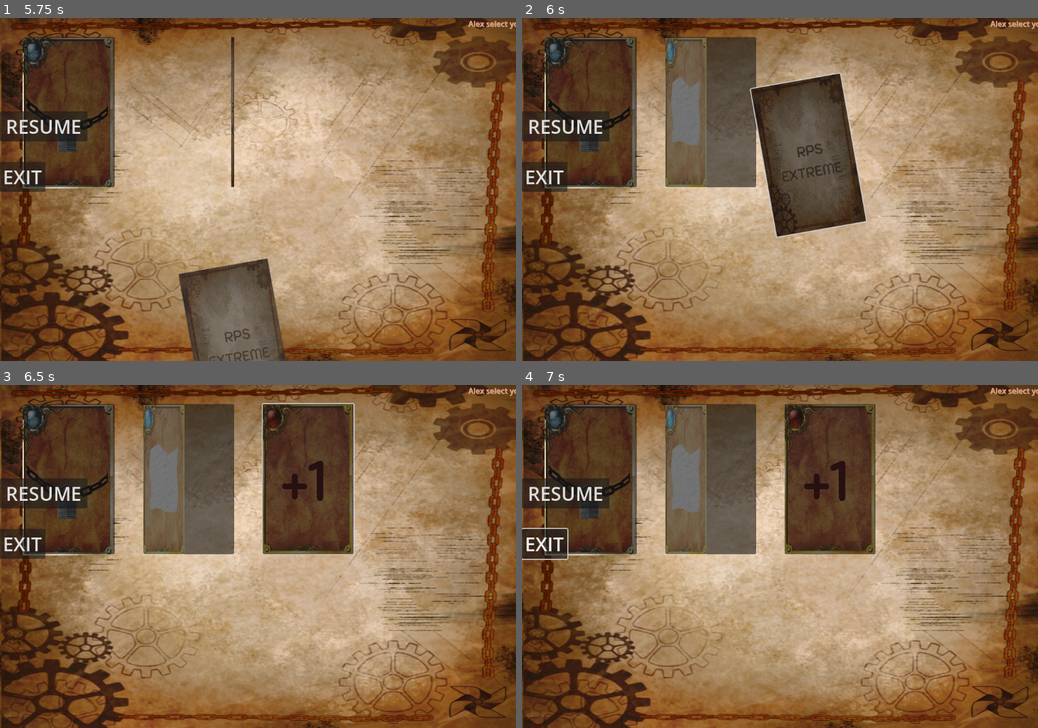
Above: before the commit, frames 1-4 (two rows, left to right).
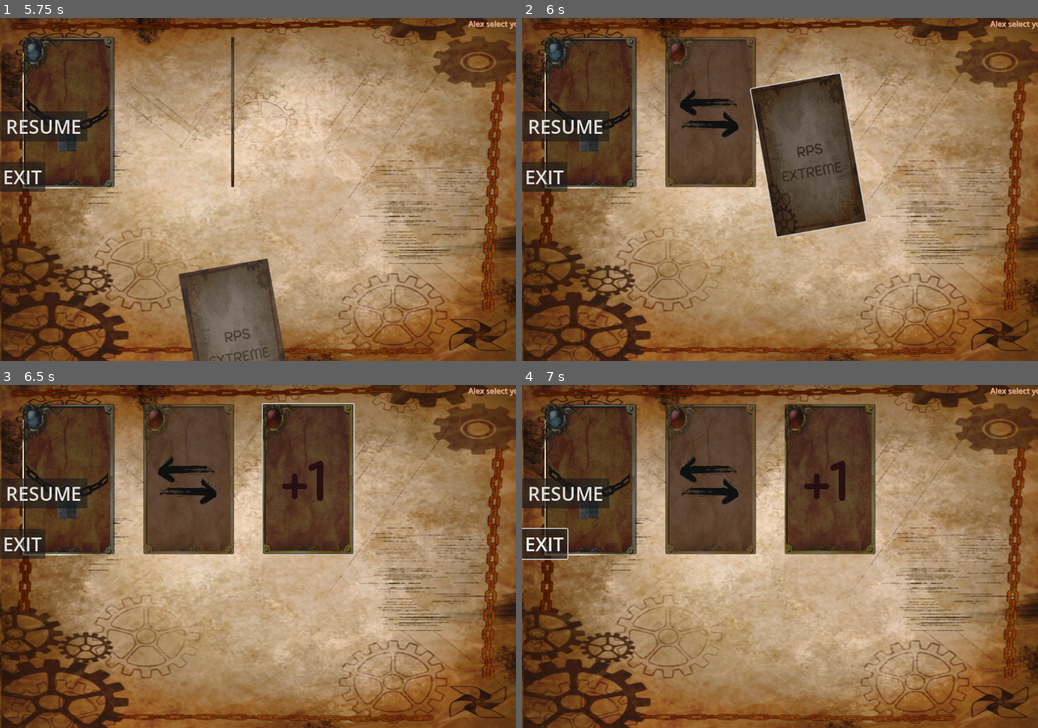
Above: after the commit, the same moments.

Repository: smkillerz777-star/RPS-Extreme
Game: Godot game, scene res://main_menu.tscn
Two runs of this game, one before a commit and one after it. Both use one fixed random seed, a clock stepped at 60 frames per second and the inputs below.
Inputs (mouse positions are in pixels of both pictures, inside the frame that each line leads up to):
- Up to frame 1 (5.75 s): click "PLAY" at 0.5 s; click (299, 120) at 1.27 s; type "Alex" at 1.35 s; click (299, 172) at 1.5 s; type "Alex" at 1.58 s; click "BACK/PAUSE" at 2 s; click "START" at 2.75 s; click (227, 350) at 3.5 s; click (232, 343) at 4.25 s; click (237, 340) at 5 s
- Up to frame 2 (6 s): tap Enter at 5.75 s; move the mouse to (893, 172) at 5.77 s; hold Right from 5.78 s (still down); tap Alt at 5.85 s; click (893, 172) at 5.92 s
- Up to frame 3 (6.5 s): keep holding Right
- Up to frame 4 (7 s): move the mouse to (676, 573) at 6.52 s; release Right at 6.53 s; hold Down from 6.53 s (still down); tap Shift at 6.6 s

Frame 1 is identical in both runs. In frame 2, 4.7% of the frame differs, in the area x 27-46%, y 5-50%; in frame 3, 4.8%; in frame 4, 4.8%.

Commit message:
made lock card fully functional and added change image
now the lock card works as intended and implementing this was a huge pain , idk how many brain cells were fried in this battle

Diff:
--- a/rps-extreme/card.tscn
+++ b/rps-extreme/card.tscn
@@ -9,6 +9,7 @@
 [ext_resource type="Texture2D" uid="uid://b64pyq6s3xqg4" path="res://earth.jpg" id="8_ut1v0"]
 [ext_resource type="Texture2D" uid="uid://ds0obj3i7mxok" path="res://background.jpg" id="9_6lcat"]
 [ext_resource type="Texture2D" uid="uid://b37n4gu0gr1hx" path="res://stone.jpg" id="9_ut1v0"]
+[ext_resource type="Texture2D" uid="uid://pegvdp3xjn07" path="res://change.jpg" id="10_l0gnn"]
 [ext_resource type="Texture2D" uid="uid://8mem6atrbc5j" path="res://lock.jpg" id="10_vno60"]
 [ext_resource type="Texture2D" uid="uid://doup4jsspss6a" path="res://plusone.jpg" id="11_l0gnn"]
 
@@ -71,13 +72,6 @@
 scale = Vector2(0.17222221, 0.20549738)
 texture = ExtResource("8_ut1v0")
 
-[node name="back" type="Node2D" parent="." unique_id=1973465737]
-
-[node name="Background" type="Sprite2D" parent="back" unique_id=769718918]
-position = Vector2(94.99999, 157)
-scale = Vector2(0.17407405, 0.2054974)
-texture = ExtResource("9_6lcat")
-
 [node name="lock" type="Node2D" parent="." unique_id=407297266]
 visible = false
 
@@ -89,10 +83,10 @@
 [node name="change" type="Node2D" parent="." unique_id=1630485186]
 visible = false
 
-[node name="Paper" type="Sprite2D" parent="change" unique_id=1578383330]
-position = Vector2(43, 159)
-scale = Vector2(0.07962963, 0.20549737)
-texture = ExtResource("3_6lcat")
+[node name="change" type="Sprite2D" parent="change" unique_id=1505508036]
+position = Vector2(94.74999, 158.25)
+scale = Vector2(0.17083332, 0.20517015)
+texture = ExtResource("10_l0gnn")
 
 [node name="plus_one" type="Node2D" parent="." unique_id=2035126872]
 visible = false
@@ -101,3 +95,10 @@
 position = Vector2(93.375, 157.50002)
 scale = Vector2(0.17337964, 0.20484291)
 texture = ExtResource("11_l0gnn")
+
+[node name="back" type="Node2D" parent="." unique_id=1973465737]
+
+[node name="Background" type="Sprite2D" parent="back" unique_id=769718918]
+position = Vector2(94.99999, 157)
+scale = Vector2(0.17407405, 0.2054974)
+texture = ExtResource("9_6lcat")
--- a/rps-extreme/main_game.gd
+++ b/rps-extreme/main_game.gd
@@ -10,8 +10,9 @@
 var score2 = 0
 var modifier_selected = 0
 var max_modifier_selected = 1
-var modifier_used1 = false
-var modifier_used2 = false
+var locked_element : int = -1
+var locked_player : int = -1
+var locked_used = false
 var modifier = []
 var playable_cards1 = []
 var playable_cards2 = []
@@ -24,7 +25,6 @@
 const cardScene = preload("res://card.tscn")
 func _ready():
 	card_disable()
-	#add_modifier("hehe")
 	if(global.again):
 		_on_start_pressed()
 func _process(delta: float) -> void:
@@ -66,7 +66,7 @@
 			modifier = []
 			print(global.modifier1)
 			selection_end(global.modifier1)
-			label_animation(global.player2+" select your modifier card",0.5)
+			label_animation(global.player2+" select your modifier card",0.5,50)
 		tween.tween_callback(selection_start)
 	else:
 		turn = 1
@@ -78,7 +78,7 @@
 			tween.tween_callback(func() :
 				for card in current_cards:
 					card.visible = false
-					current_cards = playable_cards1
+				current_cards = playable_cards1
 				for card in current_cards:
 					card.visible = true)
 			mmatch()
@@ -92,33 +92,54 @@
 			tween.tween_callback(game_start)
 
 func _on_fire_pressed() -> void:
-	element_selected+=1
-	selected.append(0)
-	turn_over($fire)
+	if(locked_element==-1 or not turn==locked_player or locked_used):
+		element_selected+=1
+		selected.append(0)
+		turn_over($fire)
+	else:
+		lock_check(0)
 func _on_paper_pressed() -> void:
-	element_selected+=1
-	selected.append(1)
-	turn_over($paper)
+	if(locked_element==-1 or not turn==locked_player or locked_used):
+		element_selected+=1
+		selected.append(1)
+		turn_over($paper)
+	else:
+		lock_check(1)
 func _on_water_pressed() -> void:
-	element_selected+=1
-	selected.append(2)
-	turn_over($water)
+	if(locked_element==-1 or not turn==locked_player or locked_used):
+		element_selected+=1
+		selected.append(2)
+		turn_over($water)
+	else:
+		lock_check(2)
 func _on_earth_pressed() -> void:
-	element_selected+=1
-	selected.append(3)
-	turn_over($earth)
+	if(locked_element==-1 or not turn==locked_player or locked_used):
+		element_selected+=1
+		selected.append(3)
+		turn_over($earth)
+	else:
+		lock_check(3)
 func _on_scissors_pressed() -> void:
-	element_selected+=1
-	selected.append(4)
-	turn_over($scissors)
+	if(locked_element==-1 or not turn==locked_player or locked_used):
+		element_selected+=1
+		selected.append(4)
+		turn_over($scissors)
+	else:
+		lock_check(4)
 func _on_air_pressed() -> void:
-	element_selected+=1
-	selected.append(5)
-	turn_over($air)
+	if(locked_element==-1 or not turn==locked_player or locked_used):
+		element_selected+=1
+		selected.append(5)
+		turn_over($air)
+	else:
+		lock_check(5)
 func _on_rock_pressed() -> void:
-	element_selected+=1
-	selected.append(6)
-	turn_over($rock)
+	if(locked_element==-1 or not turn==locked_player or locked_used):
+		element_selected+=1
+		selected.append(6)
+		turn_over($rock)
+	else:
+		lock_check(6)
 
 func turn_over(card):
 	if(tween == null or not tween.is_valid()):
@@ -139,8 +160,6 @@
 	for i in current_cards.size():
 		current_cards[i].rotation = (i-4)*5/180.0*PI
 		current_cards[i].position = Vector2(615,815)
-	print("2")
-	print(current_cards)
 	for i in current_cards.size():
 		pos.y = (i/4)*(340)+355
 		if i<4:
@@ -182,10 +201,11 @@
 
 func mmatch():
 	for i in range(max_element_selected):
-		if(fight(global.selected1[i],global.selected2[i])==global.selected1[i]):
+		var res = fight(global.selected1[i],global.selected2[i])
+		if(str(res)==str(global.selected1[i])):
 			print_description(global.selected1[i],global.selected2[i])
 			score1+=1
-		elif(fight(global.selected1[i],global.selected2[i])==global.selected2[i]):
+		elif(str(res)==str(global.selected2[i])):
 			print_description(global.selected2[i],global.selected1[i])
 			score2+=1
 	if(score1>score2):
@@ -265,7 +285,24 @@
 			return element2
 		else:
 			return null
-	#elif(element1==7):
+	elif(element1==7):
+		if(element2<7 or element2==8):
+			locked_element = element2
+			locked_player = 2
+			playable_cards1[playable_cards1.size()-1].visible = false
+			playable_cards1.remove_at(playable_cards1.size()-1)
+			label_animation(str(global.player1) + " used lock",1,70)
+			label_animation(str(global.player2) + " must use " + number_to_card(element2).name + " on next round",1,50)
+		return null
+	elif(element2==7):
+		if(element1<7 or element1==8):
+			locked_element = element1
+			locked_player = 1
+			playable_cards2[playable_cards2.size()-1].visible = false
+			playable_cards2.remove_at(playable_cards2.size()-1)
+			label_animation(str(global.player2) + " used lock",1,70)
+			label_animation(str(global.player1) + " must use " + number_to_card(element1).name + " on next round",1,50)
+		return null
 	return null
 func label_animation(word,duration,size_font=150):
 	tween.tween_property($Label,"text",word,0.01)
@@ -314,7 +351,7 @@
 		match_game = "modifier_selection"
 		current_cards = $modifiers.get_children()
 		cards_show()
-		label_animation(global.player1+" select your modifier card",0.5)
+		label_animation(global.player1+" select your modifier card",0.5,50)
 		tween.tween_callback(selection_start)
 	else:
 		game_start()
@@ -417,9 +454,11 @@
 		modifier.append(7)
 		modifier_selected+=1
 	else:
-		element_selected+=1
-		selected.append(7)
-
+		if(locked_element==-1 or not turn==locked_player or locked_used):
+			element_selected+=1
+			selected.append(7)
+		else:
+			lock_check(7)
 
 func _on_change_pressed() -> void:
 	turn_over($modifiers.get_child(1))
@@ -427,8 +466,11 @@
 		modifier.append(8)
 		modifier_selected+=1
 	else:
-		element_selected+=1
-		selected.append(8)
+		if(locked_element==-1 or not turn==locked_player or locked_used):
+			element_selected+=1
+			selected.append(8)
+		else:
+			lock_check(8)
 
 func _on_plus_one_pressed() -> void:
 	turn_over($modifiers.get_child(2))
@@ -436,8 +478,11 @@
 		modifier.append(9)
 		modifier_selected+=1
 	else:
-		element_selected+=1
-		selected.append(9)
+		if(locked_element==-1 or not turn==locked_player or locked_used):
+			element_selected+=1
+			selected.append(9)
+		else:
+			lock_check(9)
 
 func card_to_number(card):
 	for i in range(0,7):
@@ -454,3 +499,21 @@
 		return get_child(number+4)
 	else:
 		return $modifiers.get_child(number-7)
+
+func lock_check(num):
+	if(num==locked_element):
+		element_selected+=1
+		selected.append(num)
+		turn_over(number_to_card(num))
+		locked_used = true
+	elif(element_selected==max_element_selected-2):
+		element_selected+=2
+		selected.append(num)
+		turn_over(number_to_card(num))
+		selected.append(locked_element)
+		turn_over(number_to_card(locked_element))
+		locked_used = true
+	else:
+		element_selected+=1
+		selected.append(num)
+		turn_over(number_to_card(num))
Binary file added: rps-extreme/change.jpg
Not shown, added: rps-extreme/change.jpg.import
